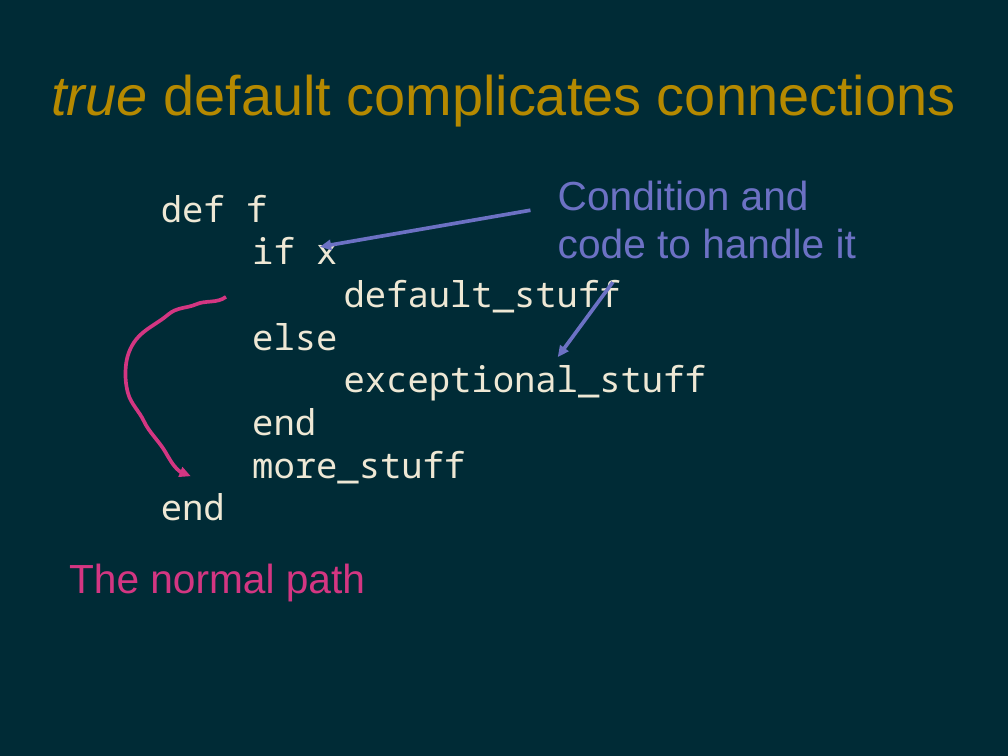
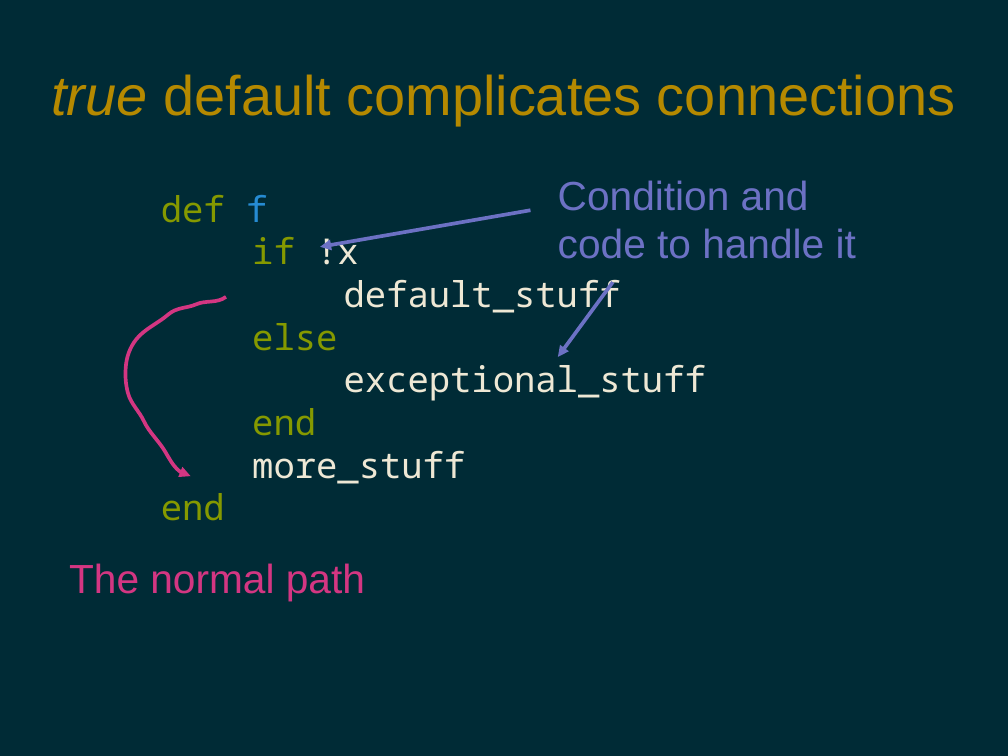
Before and after one commit to pdg137/always-default-to-false, a slide deck: slide 8 of always-default-to-false.odp (slide 7 before the commit). Drawn at 1008x756 pixels with LibreOffice and Linux fonts; fonts in the diff are those of the drawing. Boxes give left, top, right and bottom in pixels: in the first picture for what was removed or moved away, otherwise in the second. Text is boxed around its words. In the diff, an @@ line names an element or a change of style, - is before the commit and + after.

Commit message:
added colors, cleaned up slides

```diff
--- a/always-default-to-false.odp
+++ b/always-default-to-false.odp
@@ text at <box>161,195,337,521</box>: text colour #EEE8D5 to #859900 in "def", "else", "end", "end"; text colour #EEE8D5 to #268BD2 in "f" @@
@@ text at <box>252,237,359,265</box>: text changed; text colour #EEE8D5 to #859900 @@
-if x
+if !x
```
Also in this commit, not shown: 4 other slides changed, 1 slide added, 1 slide removed.
